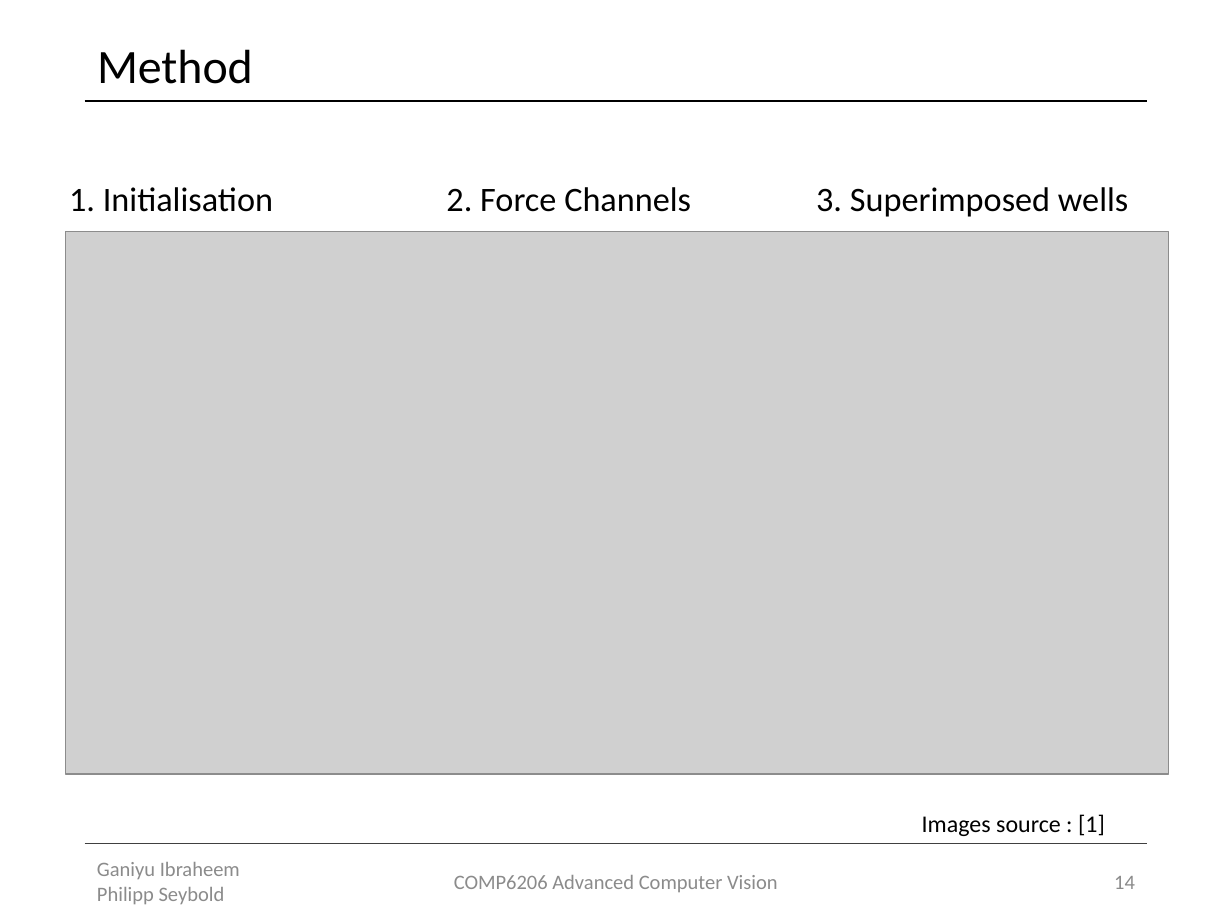
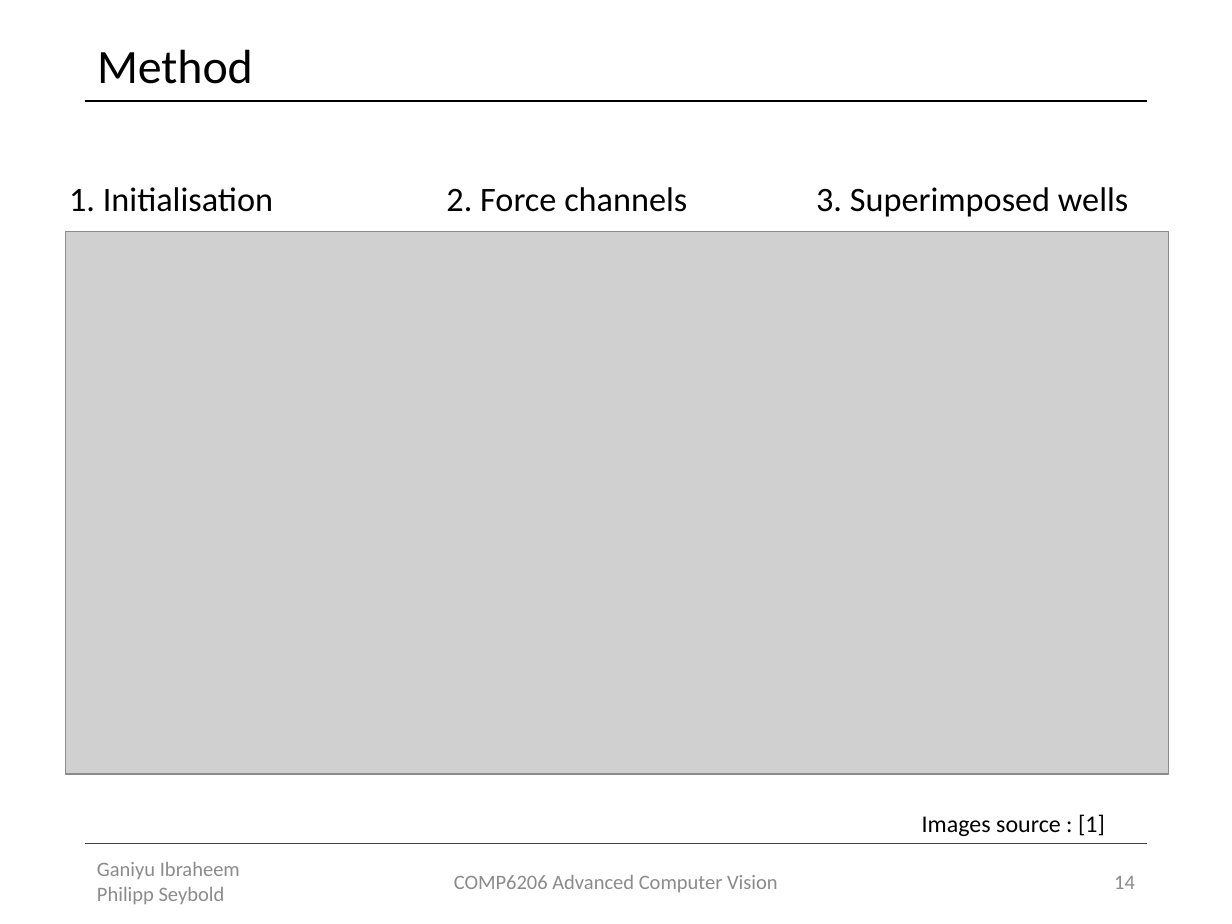
Before and after one commit to Lxrd-AJ/ForceFieldTransforms, a slide deck: slide 14 of Force Field Transformation.pptx. Drawn at 1232x924 pixels with LibreOffice and Linux fonts; fonts in the diff are those of the drawing; grey boxes stand for pictures. Boxes give left, top, right and bottom in pixels: in the first picture for what was removed or moved away, otherwise in the second. Text is boxed around its words. In the diff, an @@ line names an element or a change of style, - is before the commit and + after.

```diff
--- a/Force Field Transformation.pptx
+++ b/Force Field Transformation.pptx
@@ text at [69,187,1128,217]: text changed @@
-1. Initialisation 2. Force Channels 3. Superimposed wells
+1. Initialisation 2. Force channels 3. Superimposed wells
```
Also in this commit, not shown: 4 other slides changed, 1 slide added.
